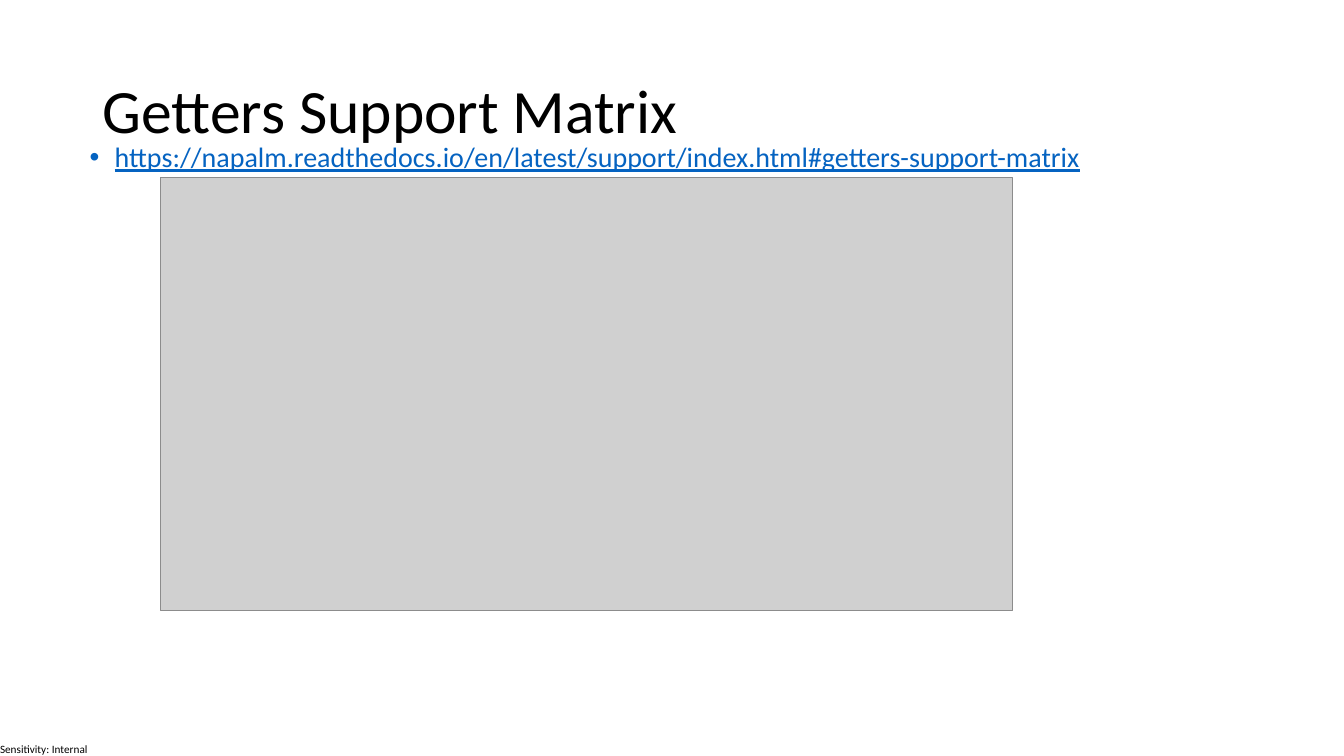
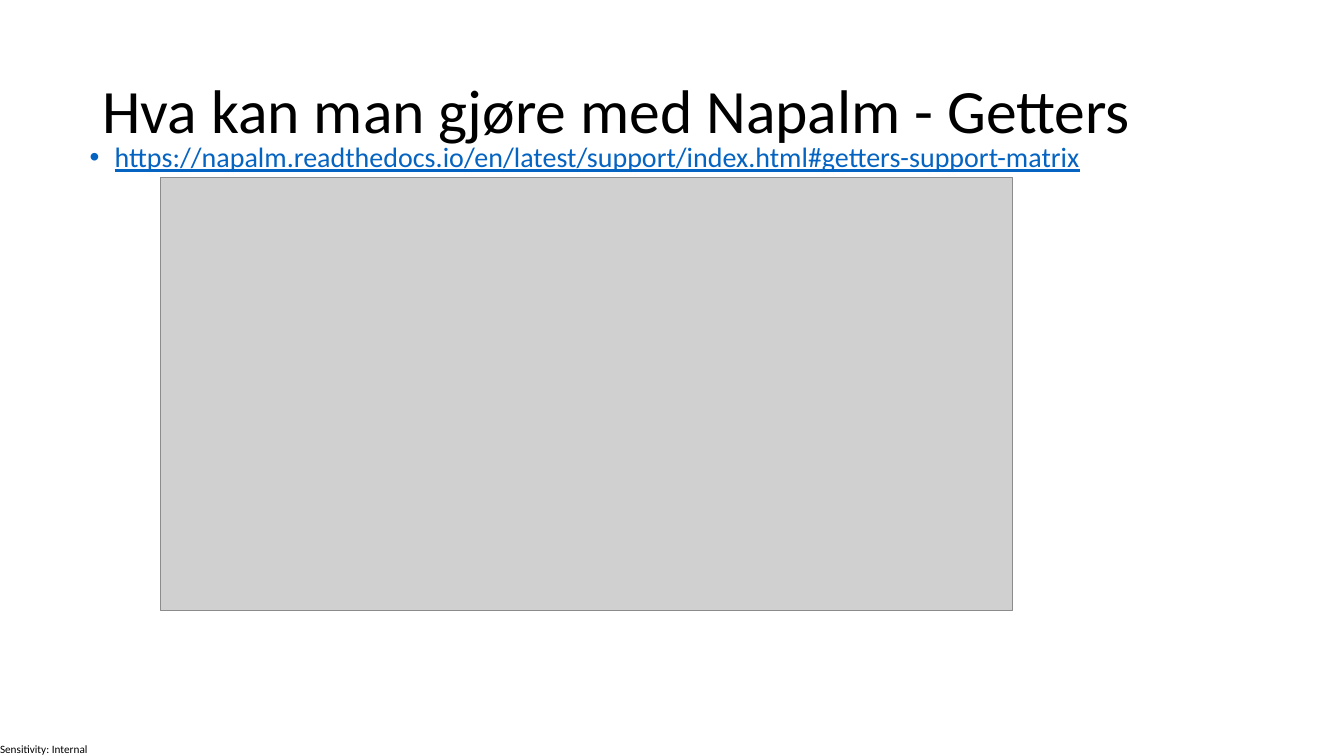
Before and after one commit to ateanorge/CNSDQ121, a slide deck: slide 5 of 02-Harbir/NaplamPresentation.pptx (slide 6 before the commit). Drawn at 1344x756 pixels with LibreOffice and Linux fonts; fonts in the diff are those of the drawing; grey boxes stand for pictures. Boxes give left, top, right and bottom in pixels: in the first picture for what was removed or moved away, otherwise in the second. Text is boxed around its words. In the diff, an @@ line names an element or a change of style, - is before the commit and + after.

```diff
--- a/02-Harbir/NaplamPresentation.pptx
+++ b/02-Harbir/NaplamPresentation.pptx
@@ title at box(102, 90, 1130, 148): text changed @@
-Getters Support Matrix
+Hva kan man gjøre med Napalm - Getters
```
Also in this commit, not shown: 1 other slide changed, 1 other file.
